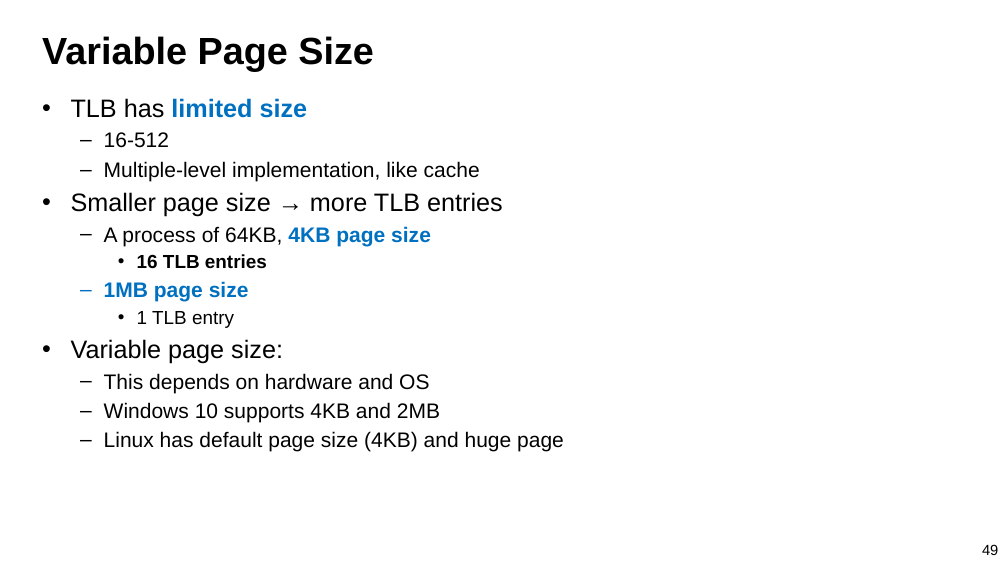
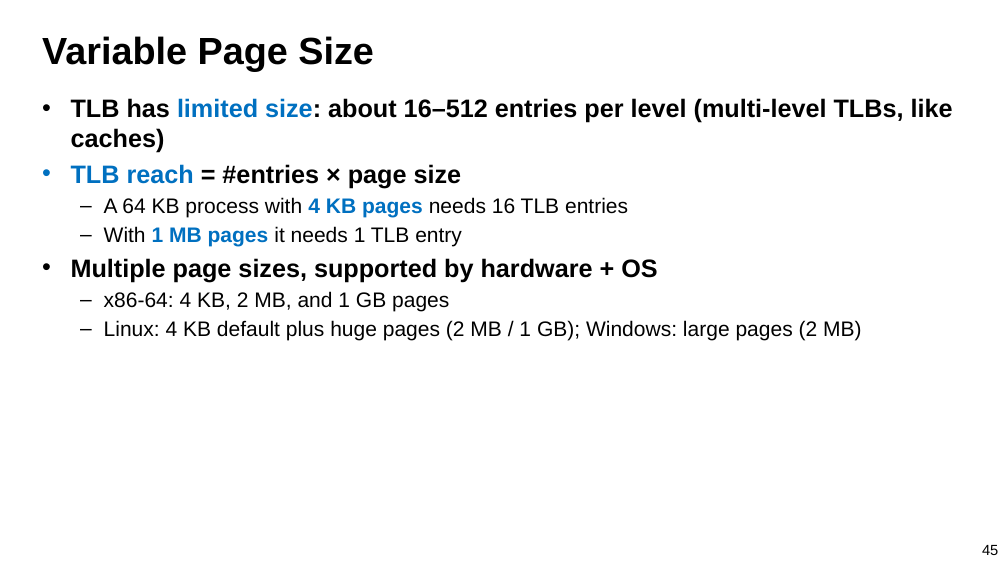
Before and after one commit to guhofstra/CSC112Fa26, a slide deck: slide 45 of PPTs/L8-Memory System II Paging.pptx (slide 49 before the commit). Drawn at 1008x567 pixels with LibreOffice and Linux fonts; fonts in the diff are those of the drawing. Boxes give left, top, right and bottom in pixels: in the first picture for what was removed or moved away, otherwise in the second. Text is boxed around its words. In the diff, an @@ line names an element or a change of style, - is before the commit and + after.

```diff
--- a/PPTs/L8-Memory System II Paging.pptx
+++ b/PPTs/L8-Memory System II Paging.pptx
@@ text at <box>71,98,953,341</box>: text changed; bold on @@
-• TLB has limited size
-  – 16-512
-  – Multiple-level implementation, like cache
-• Smaller page size → more TLB entries
-  – A process of 64KB, 4KB page size
-    • 16 TLB entries
-  – 1MB page size
-    • 1 TLB entry
-• Variable page size:
-  – This depends on hardware and OS
-  – Windows 10 supports 4KB and 2MB
-  – Linux has default page size (4KB) and huge page
+• TLB has limited size: about 16–512 entries per level (multi-level TLBs, like caches)
+• TLB reach = #entries × page size
+  – A 64 KB process with 4 KB pages needs 16 TLB entries
+  – With 1 MB pages it needs 1 TLB entry
+• Multiple page sizes, supported by hardware + OS
+  – x86-64: 4 KB, 2 MB, and 1 GB pages
+  – Linux: 4 KB default plus huge pages (2 MB / 1 GB); Windows: large pages (2 MB)
@@ page number at <box>982,545,998,555</box>: text changed @@
-49
+45
```
Also in this commit, not shown: 45 other slides changed, 5 slides added, 7 other files.
